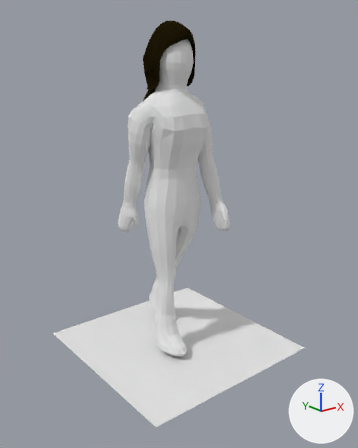
Renders of the Blender file workingfiles/peasant.blend from each side of a commit.
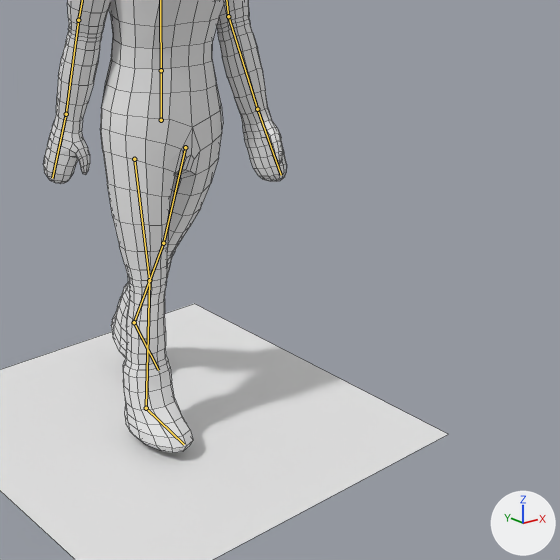
Each version appears first whole from a camera (50 mm lens) standing at (-12.57, -15.92, 11.98) and looking at (-0.1, -0.33, 5.75), and next in a close-up on the part from 27% to 100% of the width and 33% to 91% of the height. Arrows for +X, +Y and +Z are at lower right; the lights stay in place. Both versions are drawn at frame 14 of the action 'ArmatureAction.001'; the numbers are the values there. The bones that bend it are drawn over the model as lines in the close-ups. The close-ups show mesh edges as thin lines.
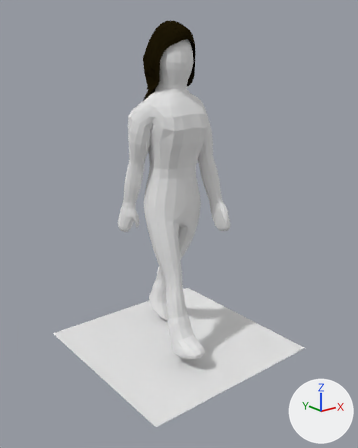
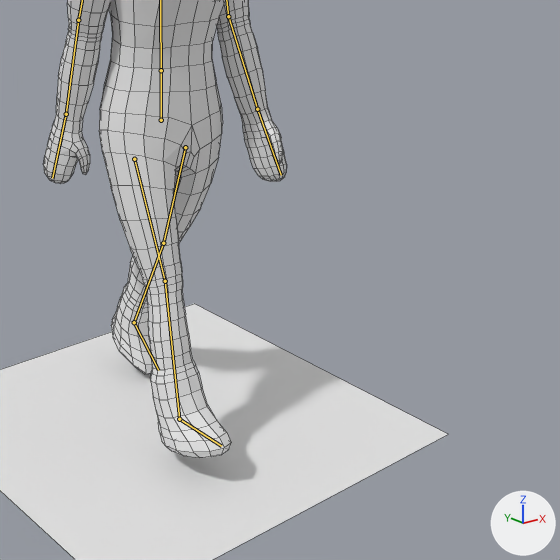
Pixel boxes [x1, y1, x2, y2] of what changed, in the close-ups (560 x 560 px):
'Cube.001', posed
    before: [43, 0, 287, 452]
    after: [43, 0, 287, 458]
bone 'R.Thigh', root to tip
    before: (134, 159) to (149, 280)
    after: (134, 159) to (165, 281)

What the commit changed:
Bone 'R.Thigh' (bone_r_thigh) turns from (6, 0, 0) to (19, 0, 0) degrees about its own x, y and z.
